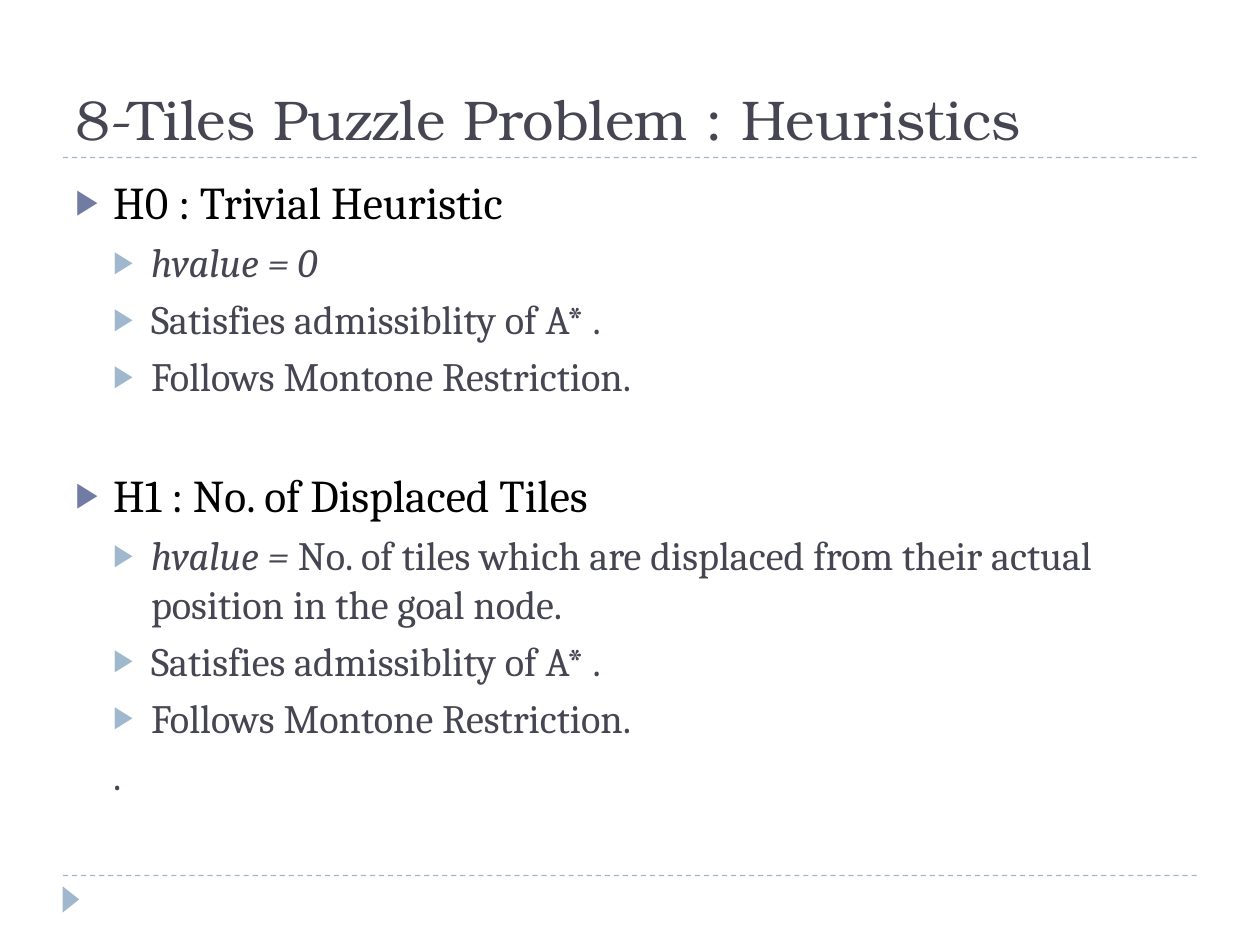
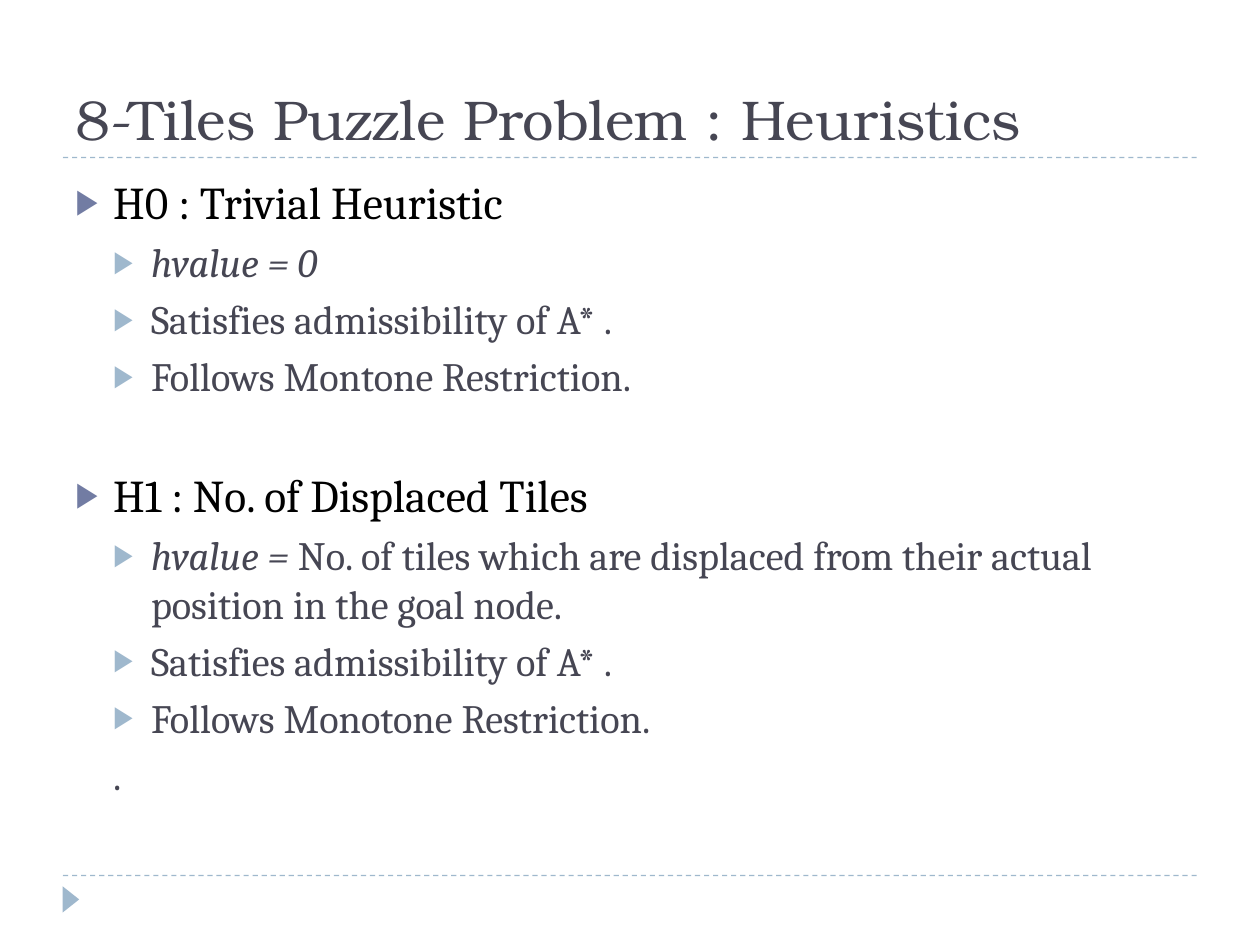
Before and after one commit to mayank127/AILab, a slide deck: slide 6 of slides/Astar.pptx. Drawn at 1260x945 pixels with LibreOffice and Linux fonts; fonts in the diff are those of the drawing. Boxes give left, top, right and bottom in pixels: in the first picture for what was removed or moved away, otherwise in the second. Text is boxed around its words. In the diff, an @@ line names an element or a change of style, - is before the commit and + after.

```diff
--- a/slides/Astar.pptx
+++ b/slides/Astar.pptx
@@ text at <box>151,305,595,343</box>: text changed @@
-  ▶ Satisfies admissiblity of A* .
+  ▶ Satisfies admissibility of A* .
@@ text at <box>151,647,651,734</box>: text changed @@
-  ▶ Satisfies admissiblity of A* .
-  ▶ Follows Montone Restriction.
+  ▶ Satisfies admissibility of A* .
+  ▶ Follows Monotone Restriction.
```
Also in this commit, not shown: 3 other slides changed, 9 slides added, 2 slides removed.
